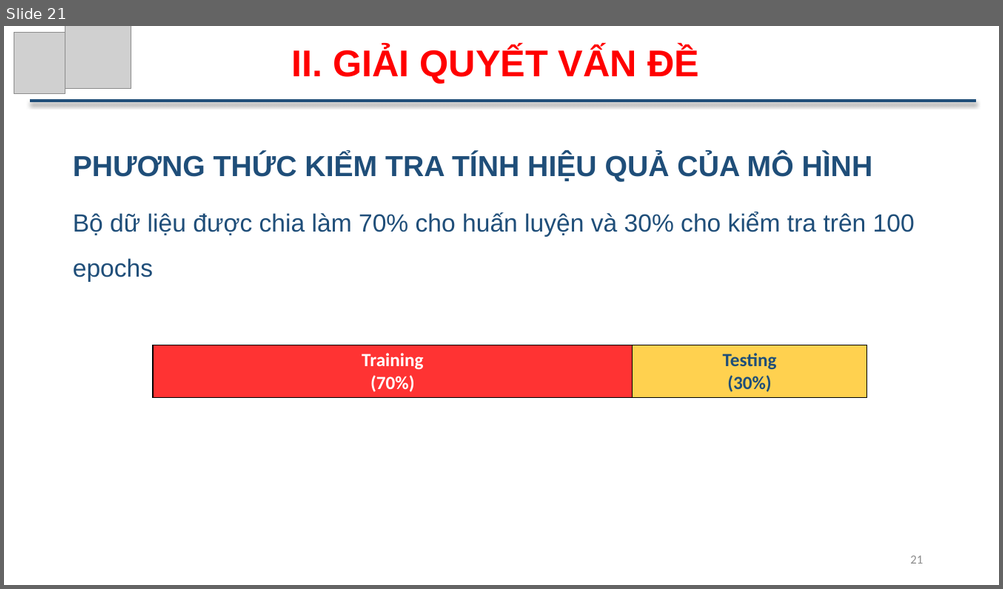
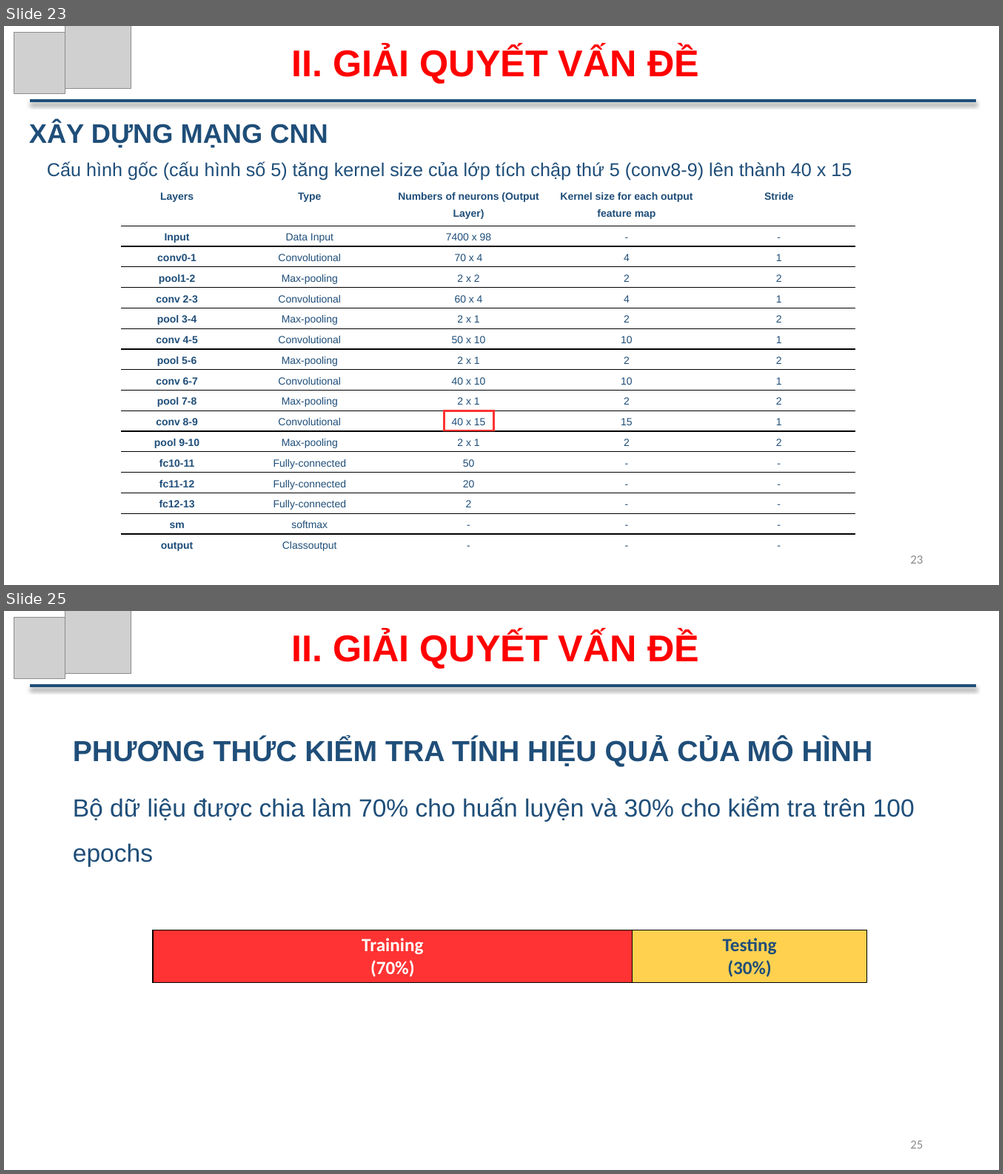
Before and after one commit to ThuTrongNguyen/Thesis, a slide deck: SlideBaoCao.pptx. Shown one above the other, each under a label of ours: slide 21 before the commit, slides 23 and 25 after it; the slides between them are not shown. The pictures are 1003x589 and 1003x1174 pixels, drawn with LibreOffice and Linux fonts; fonts in the diff are those of the drawing; grey boxes stand for pictures. Boxes give left, top, right and bottom in pixels: in the first picture for what was removed or moved away, otherwise in the second. Text is boxed around its words. In the diff, an @@ line names an element or a change of style, - is before the commit and + after.

```diff
--- a/SlideBaoCao.pptx
+++ b/SlideBaoCao.pptx
@@ slide 23 added at box(4, 26, 999, 585), background #FFFFFF @@
@@ picture added at box(14, 33, 65, 94) @@
@@ picture added at box(65, 26, 131, 89) @@
@@ text added at box(291, 47, 699, 84), 36 pt, text #FF0000, bold @@
+II. GIẢI QUYẾT VẤN ĐỀ
@@ line added from (30, 101) to (976, 101), #1F4E79 3 pt @@
@@ text added at box(29, 122, 328, 148), 25.9 pt, text #1F4E79, bold @@
+XÂY DỰNG MẠNG CNN
@@ text added at box(47, 161, 851, 181), 18 pt, text #1F4E79 @@
+Cấu hình gốc (cấu hình số 5) tăng kernel size của lớp tích chập thứ 5 (conv8-9) lên thành 40 x 15
@@ table added at box(121, 185, 854, 556), 17 rows, 5 columns @@
+Layers | Type | Numbers of neurons (Output Layer) | Kernel size for each output feature map | Stride
+Input | Data Input | 7400 x 98 | - | -
+conv0-1 | Convolutional | 70 x 4 | 4 | 1
+pool1-2 | Max-pooling | 2 x 2 | 2 | 2
+conv 2-3 | Convolutional | 60 x 4 | 4 | 1
+pool 3-4 | Max-pooling | 2 x 1 | 2 | 2
+conv 4-5 | Convolutional | 50 x 10 | 10 | 1
+pool 5-6 | Max-pooling | 2 x 1 | 2 | 2
+conv 6-7 | Convolutional | 40 x 10 | 10 | 1
+pool 7-8 | Max-pooling | 2 x 1 | 2 | 2
+conv 8-9 | Convolutional | 40 x 15 | 15 | 1
+pool 9-10 | Max-pooling | 2 x 1 | 2 | 2
+fc10-11 | Fully-connected | 50 | - | -
+fc11-12 | Fully-connected | 20 | - | -
+fc12-13 | Fully-connected | 2 | - | -
+sm | softmax | - | - | -
+output | Classoutput | - | - | -
@@ rectangle added at box(444, 412, 494, 431), outline #FF3333 2 pt @@
@@ page number added at box(910, 556, 922, 564), 12 pt, text #8C8C8C @@
+23
@@ what was slide 21 is now slide 25 @@
@@ page number at box(910, 1141, 922, 1149): text changed @@
-21
+25
```
Also in this commit, not shown: 3 slides changed, 3 other slides added, 1 other file.
